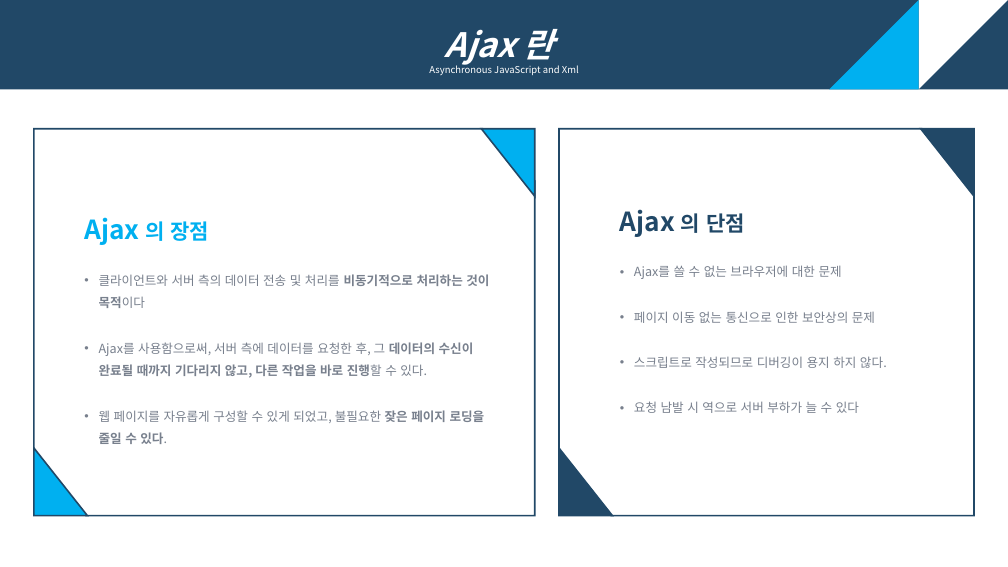
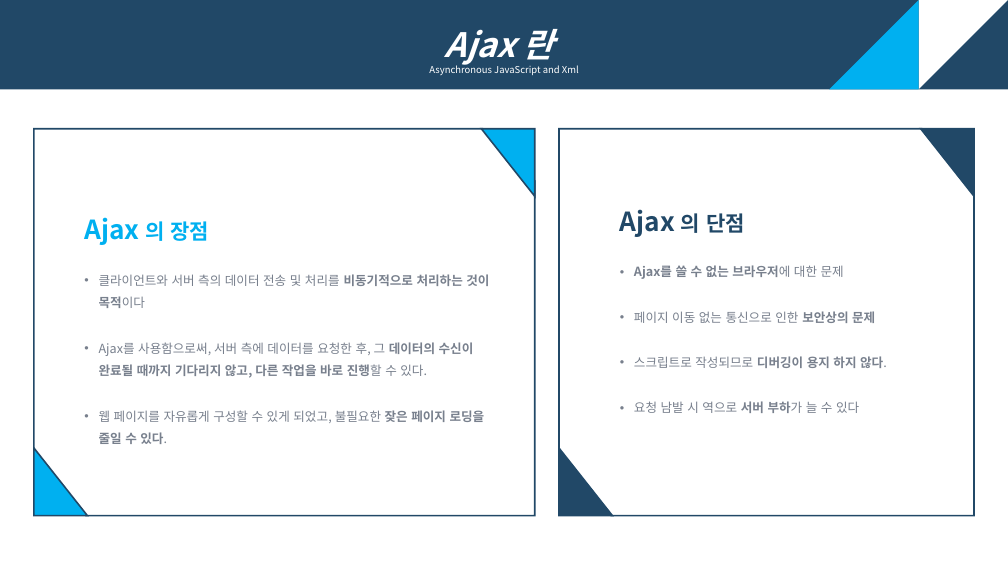
Before and after one commit to eunbee-kim/dmsql1471, a slide deck: slide 5 of 교육/3주차_TCP_IP와 AJAX.pptx. Drawn at 1008x567 pixels with LibreOffice and Linux fonts; fonts in the diff are those of the drawing. Boxes give left, top, right and bottom in pixels: in the first picture for what was removed or moved away, otherwise in the second. Text is boxed around its words. In the diff, an @@ line names an element or a change of style, - is before the commit and + after.

```diff
--- a/교육/3주차_TCP_IP와 AJAX.pptx
+++ b/교육/3주차_TCP_IP와 AJAX.pptx
@@ text at [634,265,887,413]: bold on in "Ajax를 쓸 수 없는 브라우저에", "보안상의 문제", "디버깅이 용지 하지 않다.", "서버 부하가" @@
```
Also in this commit, not shown: 2 other slides changed, 1 other file.
